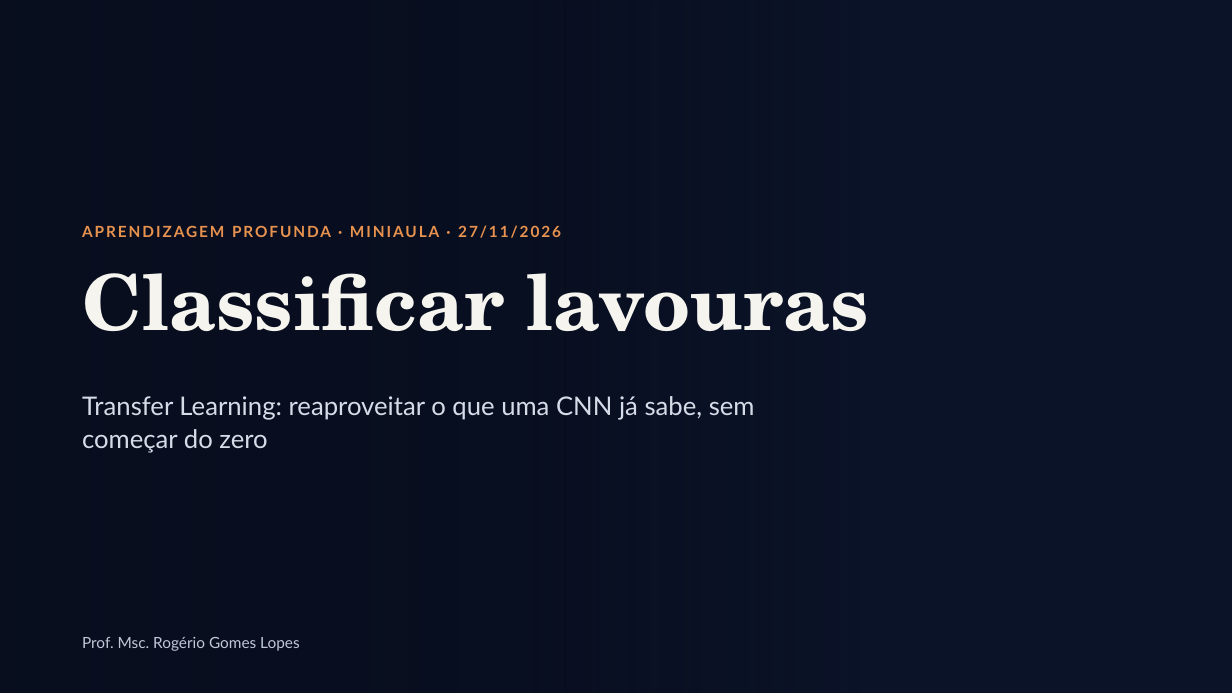
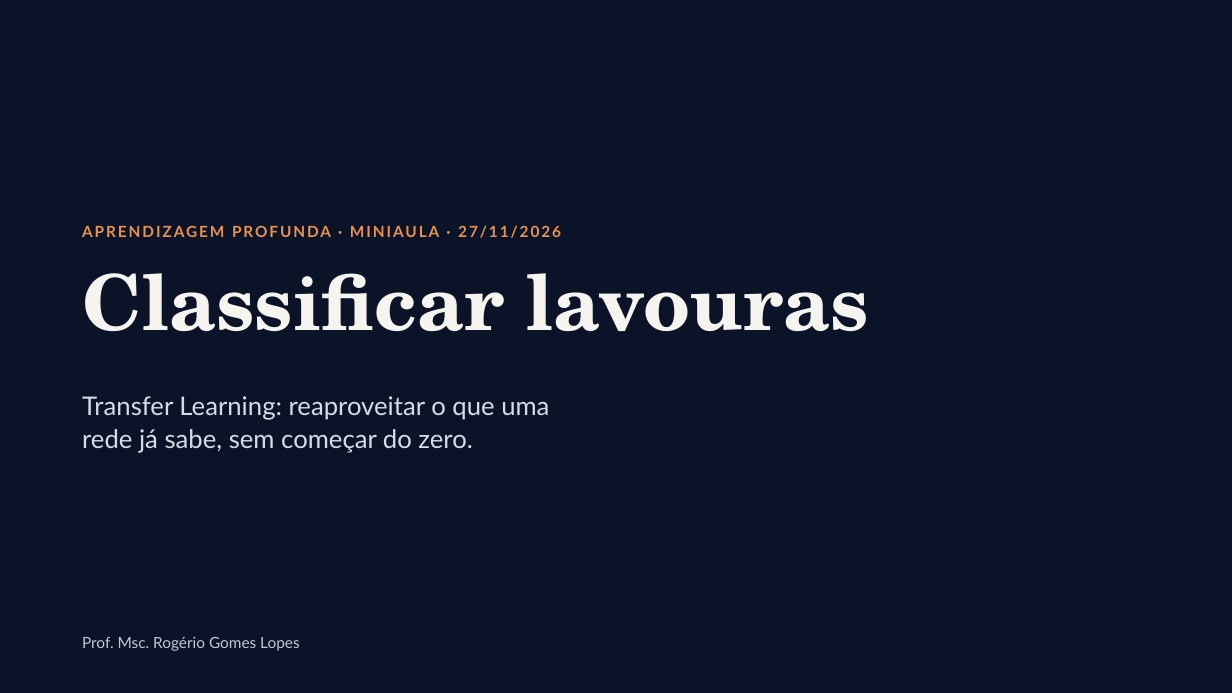
Before and after one commit to rglopesdf/miniaula-transfer-learning, a slide deck: slide 1 of slides/slides_transfer_learning_lavouras.pptx. Drawn at 1232x693 pixels with LibreOffice and Linux fonts; fonts in the diff are those of the drawing; background and template pictures are left out. Boxes give left, top, right and bottom in pixels: in the first picture for what was removed or moved away, otherwise in the second. Text is boxed around its words. In the diff, an @@ line names an element or a change of style, - is before the commit and + after.

```diff
--- a/slides/slides_transfer_learning_lavouras.pptx
+++ b/slides/slides_transfer_learning_lavouras.pptx
@@ rectangle removed at [0,0,1232,693] @@
@@ text at [82,396,549,453]: text changed @@
-Transfer Learning: reaproveitar o que uma CNN já sabe, sem começar do zero
+Transfer Learning: reaproveitar o que uma rede já sabe, sem começar do zero.
```
Also in this commit, not shown: 2 other slides changed.
